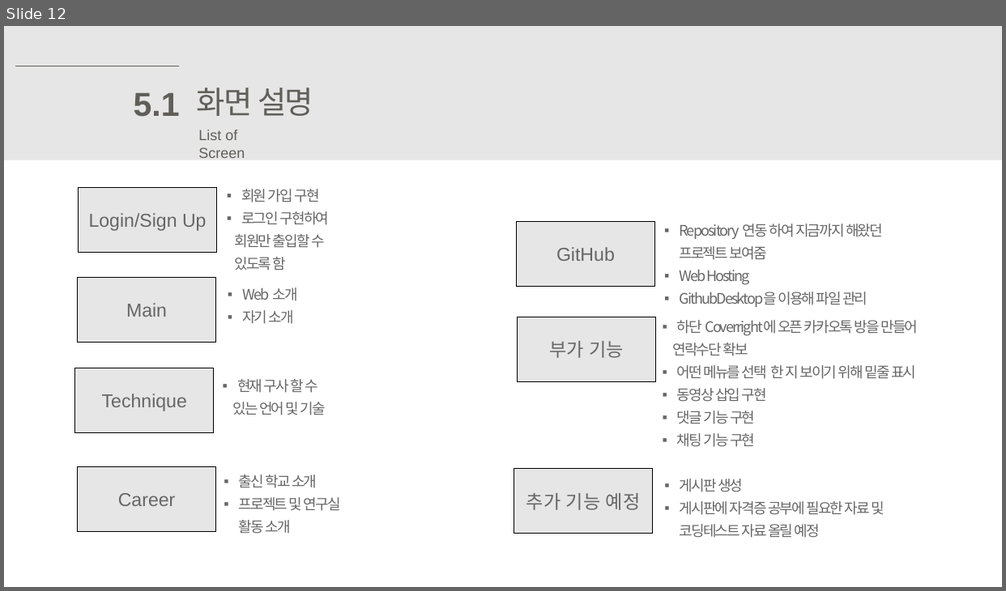
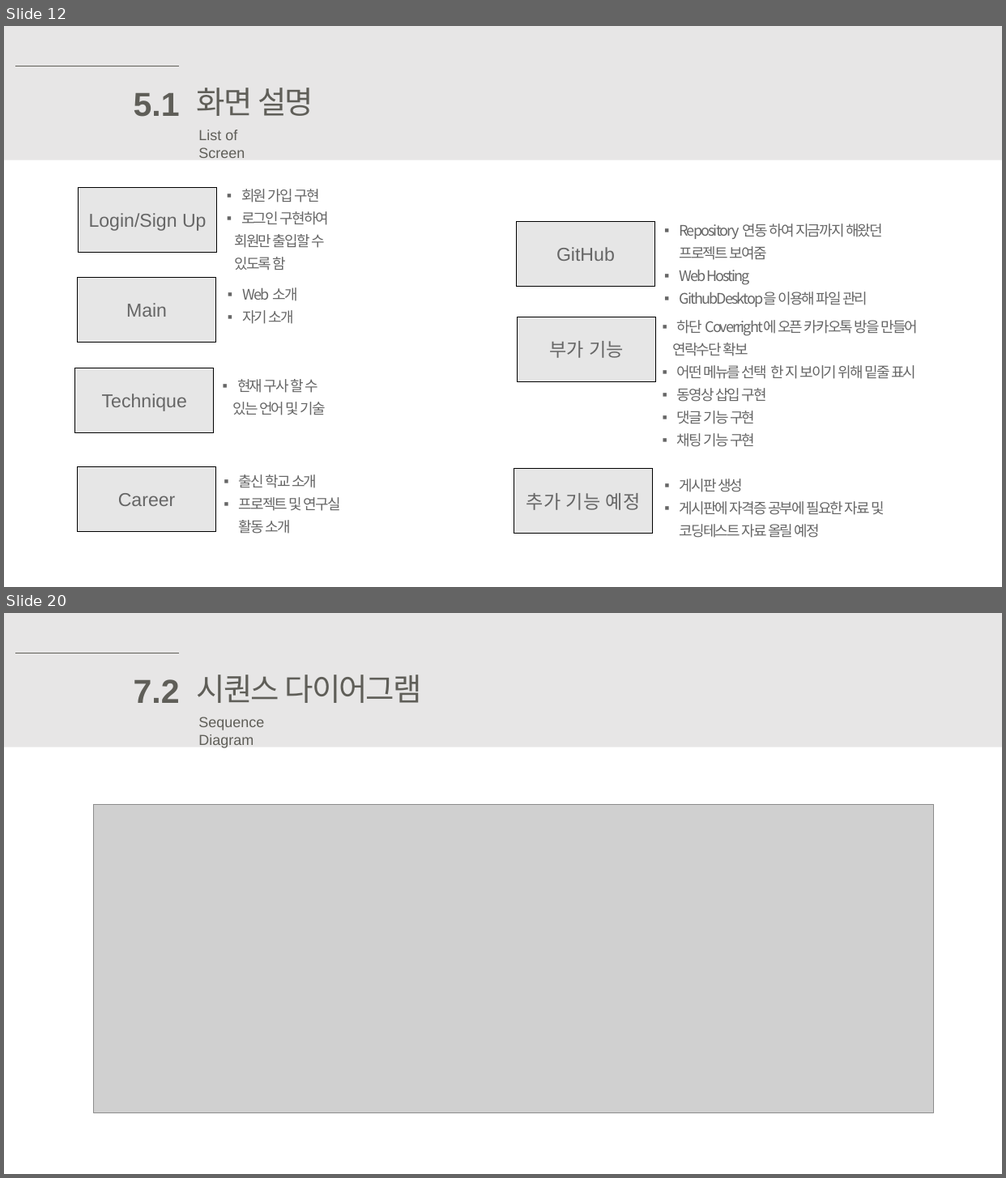
Before and after one commit to thlim008/Web_Project, a slide deck: selfportfolio-2018.pptx. Shown one above the other, each under a label of ours: slide 12 before the commit, slides 12 and 20 after it; the slides between them are not shown. The pictures are 1006x591 and 1006x1178 pixels, drawn with LibreOffice and Linux fonts; fonts in the diff are those of the drawing; grey boxes stand for pictures. Boxes give left, top, right and bottom in pixels: in the first picture for what was removed or moved away, otherwise in the second. Text is boxed around its words. In the diff, an @@ line names an element or a change of style, - is before the commit and + after.

```diff
--- a/selfportfolio-2018.pptx
+++ b/selfportfolio-2018.pptx
@@ slide 20 added at (4,613,1002,1174), background #FFFFFF @@
@@ rectangle added at (4,613,1002,747), fill #E7E6E6 @@
@@ line added from (15, 653) to (178, 653), #5F5E58 0.5 pt @@
@@ text added at (134,679,180,703), 32 pt, text #5F5E58, bold @@
+7.2
@@ text added at (197,675,422,703), 30 pt, text #5F5E58 @@
+시퀀스 다이어그램
@@ text added at (198,717,264,748), 14 pt, text #5F5E58 @@
+Sequence Diagram
@@ picture added at (93,804,934,1112) @@
```
Also in this commit, not shown: 8 slides changed, 7 other slides added, 33 other files.
